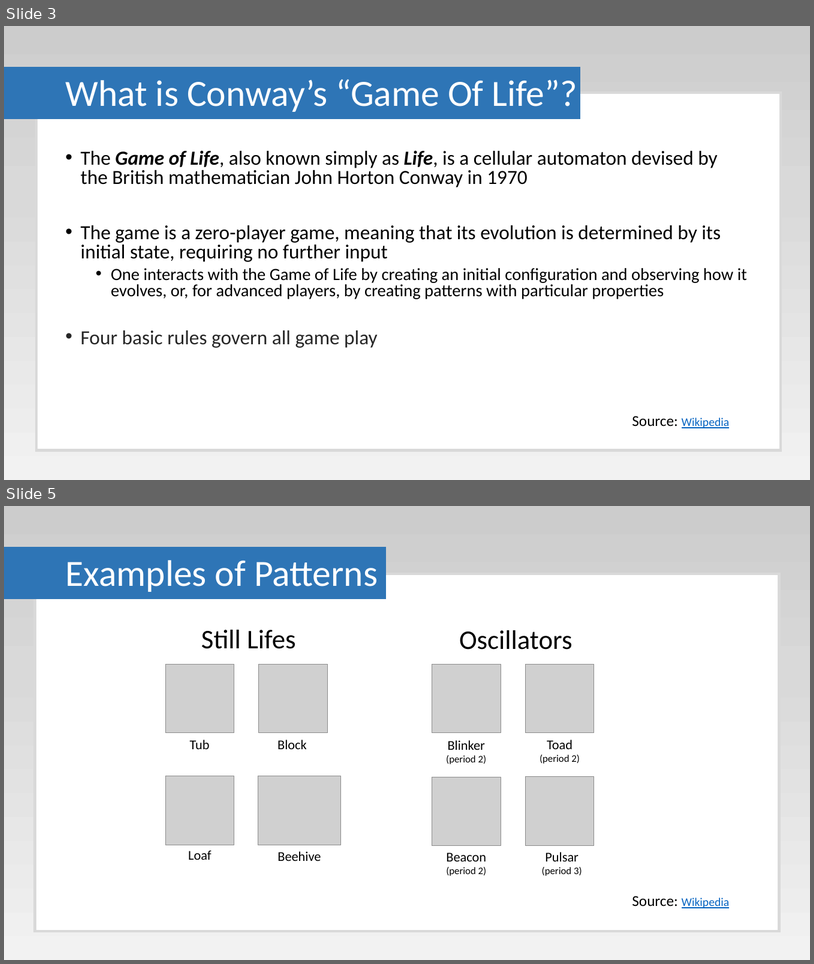
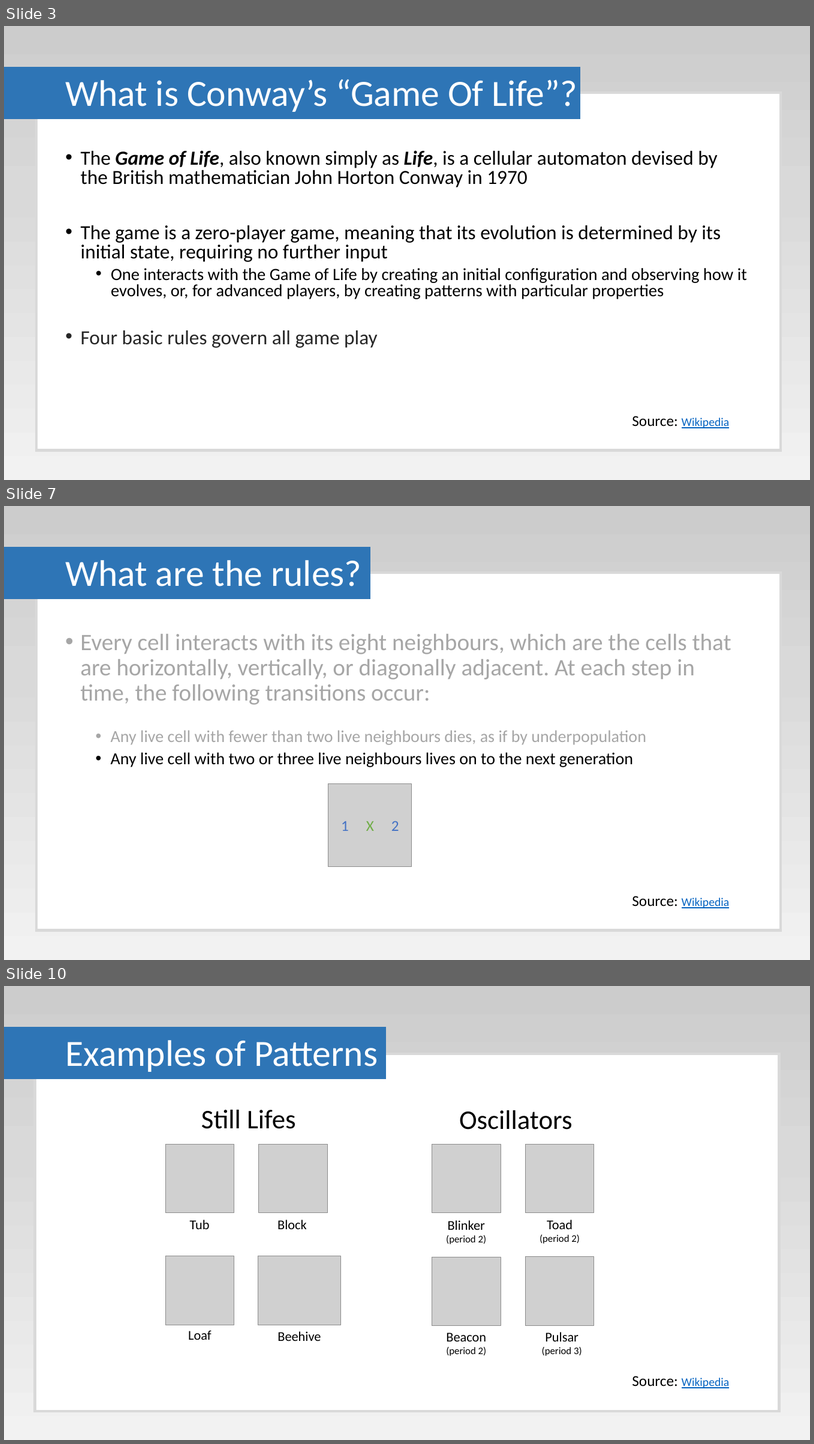
Before and after one commit to Paul-Hadfield/GameOfLife-Talk, a slide deck: Game Of Life Presentation.pptx. Shown one above the other, each under a label of ours: slides 3 and 5 before the commit, slides 3, 7 and 10 after it; the slides between them are not shown. The pictures are 814x964 and 814x1444 pixels, drawn with LibreOffice and Linux fonts; fonts in the diff are those of the drawing; grey boxes stand for pictures. Boxes give left, top, right and bottom in pixels: in the first picture for what was removed or moved away, otherwise in the second. Text is boxed around its words. In the diff, an @@ line names an element or a change of style, - is before the commit and + after.

```diff
--- a/Game Of Life Presentation.pptx
+++ b/Game Of Life Presentation.pptx
@@ slide 7 added at (x1=4, y1=506, x2=810, y2=960), background gradient #CCCCCC to #D9D9D9 to #F2F2F2 @@
@@ rectangle added at (x1=4, y1=547, x2=370, y2=598), fill #2E75B6, outline #2E75B6 1 pt @@
@@ rectangle added at (x1=36, y1=573, x2=782, y2=930), fill #FFFFFF, outline #D9D9D9 3 pt @@
@@ title added at (x1=65, y1=560, x2=362, y2=586), 44 pt, text #FFFFFF @@
+What are the rules?
@@ text added at (x1=80, y1=634, x2=732, y2=767), 28 pt, text #A6A6A6 @@
+• Every cell interacts with its eight neighbours, which are the cells that are horizontally, vertically, or diagonally adjacent. At each step in time, the following transitions occur:
+  • Any live cell with fewer than two live neighbours dies, as if by underpopulation
+  • Any live cell with two or three live neighbours lives on to the next generation
@@ picture added at (x1=329, y1=784, x2=413, y2=867) @@
@@ text added at (x1=341, y1=821, x2=349, y2=831), 18 pt, text #4472C4 @@
+1
@@ text added at (x1=366, y1=821, x2=374, y2=831), 18 pt, text #70AD47 @@
+X
@@ text added at (x1=392, y1=820, x2=399, y2=831), 18 pt, text #4472C4 @@
+2
@@ text added at (x1=632, y1=895, x2=730, y2=908), 14 pt, text #0563C1, underline @@
+Source: Wikipedia
@@ what was slide 5 is now slide 10 @@
```
Also in this commit, not shown: 9 slides changed, 18 other slides added, 1 slide removed.
